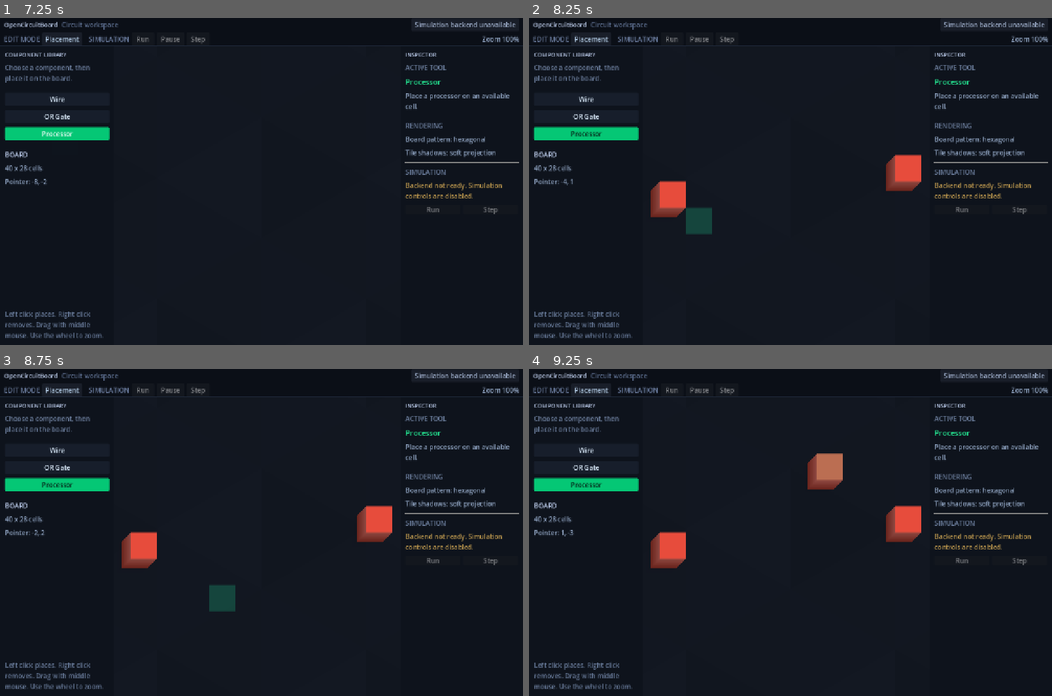
Above: before the commit, frames 1-4 (two rows, left to right).
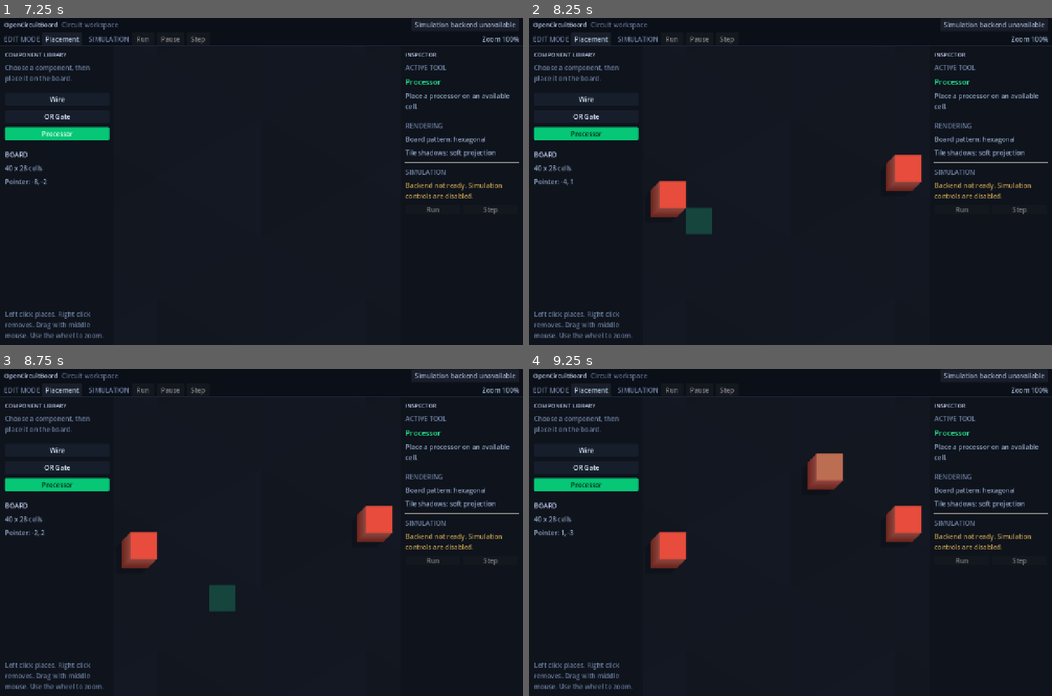
Above: after the commit, the same moments.

Repository: Erlkonigal/OpenCircuitBoard
Game: Godot game, scene res://main.tscn
The game is run twice, just before and just after one commit, with the same random seed, the same clock (stepped at 60 frames per second) and the same inputs.
Inputs (mouse positions are in pixels of both pictures, inside the frame that each line leads up to):
- Up to frame 1 (7.25 s): click "Wire" at 0.5 s; click "OR Gate" at 1.25 s; click "Processor" at 2 s; click "Wire" at 2.75 s; click "OR Gate" at 3.5 s; click "Processor" at 4.25 s; click "Wire" at 5 s; click "OR Gate" at 5.75 s; click "Processor" at 6.5 s
- Up to frame 2 (8.25 s): tap Enter at 7.25 s; move the mouse to (905, 165) at 7.27 s; click (905, 165) at 7.42 s; tap Space at 8 s; drag from (685, 197) to (764, 246) at 8.02 s
- Up to frame 3 (8.75 s): no input
- Up to frame 4 (9.25 s): tap Enter at 8.75 s; move the mouse to (842, 460) at 8.77 s; click (842, 460) at 8.92 s

Frame 1 is identical in both runs. In frame 2, less than 0.1% of the frame differs, in the area x 23-76%, y 41-61%; in frame 3, less than 0.1%; in frame 4, 0.1%, in the area x 23-76%, y 25-61%.

Commit message:
Fix tile extrusion compositing
Replace sampled extrusion with antialiased analytic coverage and deterministic tile layering.

Diff:
--- a/scenes/circuitTile.tscn
+++ b/scenes/circuitTile.tscn
@@ -1,9 +1,10 @@
-[gd_scene load_steps=3 format=3]
+[gd_scene load_steps=4 format=3]
 
 [ext_resource type="Script" path="res://scripts/circuitTile.gd" id="1_circuitTile"]
 [ext_resource type="Shader" path="res://shaders/tileExtrusion.gdshader" id="2_tileExtrusion"]
 
 [sub_resource type="ShaderMaterial" id="ShaderMaterial_tileExtrusion"]
+resource_local_to_scene = true
 shader = ExtResource("2_tileExtrusion")
 shader_parameter/topColor = Color(1, 1, 1, 1)
 shader_parameter/sideShadowColor = Color(0.2, 0.2, 0.2, 1)
@@ -14,16 +15,36 @@
 shader_parameter/shadowDensity = 0.5
 shader_parameter/shadowFadePower = 2.0
 shader_parameter/shadowEdgeBlur = 2.5
-shader_parameter/stepDensity = 0.25
+shader_parameter/renderShadowOnly = 0.0
+
+[sub_resource type="ShaderMaterial" id="ShaderMaterial_tileShadow"]
+resource_local_to_scene = true
+shader = ExtResource("2_tileExtrusion")
+shader_parameter/topColor = Color(1, 1, 1, 1)
+shader_parameter/sideShadowColor = Color(0.2, 0.2, 0.2, 1)
+shader_parameter/extrusionDepth = 24.0
+shader_parameter/extrusionDirection = Vector2(-0.707, 0.707)
+shader_parameter/shadowColor = Color(0, 0, 0, 0.4)
+shader_parameter/shadowProjectionDistance = 20.0
+shader_parameter/shadowDensity = 0.5
+shader_parameter/shadowFadePower = 2.0
+shader_parameter/shadowEdgeBlur = 2.5
+shader_parameter/renderShadowOnly = 1.0
 
 [node name="CircuitTile" type="Node2D"]
 y_sort_enabled = true
 script = ExtResource("1_circuitTile")
 
+[node name="ShadowBlock" type="TextureRect" parent="."]
+material = SubResource("ShaderMaterial_tileShadow")
+mouse_filter = 2
+
 [node name="BaseBlock" type="TextureRect" parent="."]
 material = SubResource("ShaderMaterial_tileExtrusion")
+z_index = 1
 mouse_filter = 2
 
 [node name="Icon" type="TextureRect" parent="."]
+z_index = 2
 mouse_filter = 2
 stretch_mode = 5
--- a/scripts/circuitTile.gd
+++ b/scripts/circuitTile.gd
@@ -1,6 +1,7 @@
 extends Node2D
 
 @onready var baseBlock: TextureRect = $BaseBlock
+@onready var shadowBlock: TextureRect = $ShadowBlock
 @onready var iconRect: TextureRect = $Icon
 
 var gridCoordinates := Vector2i.ZERO
@@ -11,51 +12,46 @@
 	gridCoordinates = coordinates
 	cellSize = size
 	extrusionDepth = cellSize * 0.5
-	var gridWidth: int = 1000
+	var gridWidth := 1000
 	if "gridWidthCount" in board:
 		gridWidth = int(board.gridWidthCount)
 	z_index = gridWidth - coordinates.x
+	var faceLayerOffset := gridWidth + 1
+	shadowBlock.z_index = 0
+	baseBlock.z_index = faceLayerOffset
+	iconRect.z_index = faceLayerOffset + 1
 	buildGeometry()
 
 func buildGeometry() -> void:
 	var padding := extrusionDepth * 3.0
 	var totalSize := cellSize + padding
-	baseBlock.size = Vector2.ONE * totalSize
-	baseBlock.position = -baseBlock.size / 2.0
-
-	var image := Image.create(int(totalSize), int(totalSize), true, Image.FORMAT_RGBA8)
-	image.fill(Color.TRANSPARENT)
-	var offset := int(padding / 2.0)
-	var edgeBleed := 1
-	image.fill_rect(
-		Rect2i(
-			offset - edgeBleed,
-			offset - edgeBleed,
-			int(cellSize) + edgeBleed * 2,
-			int(cellSize) + edgeBleed * 2
-		),
-		Color.WHITE
-	)
-	image.generate_mipmaps()
-	baseBlock.texture = ImageTexture.create_from_image(image)
-	baseBlock.ignore_texture_size = true
-	baseBlock.texture_filter = CanvasItem.TEXTURE_FILTER_LINEAR_WITH_MIPMAPS
-	var material := baseBlock.material as ShaderMaterial
-	if material:
-		var topUvStart := float(offset) / totalSize
-		var topUvEnd := float(offset + int(cellSize)) / totalSize
-		material.set_shader_parameter("topUvBounds", Vector4(topUvStart, topUvStart, topUvEnd, topUvEnd))
+	var image := Image.create(int(totalSize), int(totalSize), false, Image.FORMAT_RGBA8)
+	image.fill(Color.WHITE)
+	var texture := ImageTexture.create_from_image(image)
+	var topUvStart := padding * 0.5 / totalSize
+	var topUvEnd := topUvStart + cellSize / totalSize
+	var topUvBounds := Vector4(topUvStart, topUvStart, topUvEnd, topUvEnd)
+	for block in [baseBlock, shadowBlock]:
+		block.size = Vector2.ONE * totalSize
+		block.position = -block.size / 2.0
+		block.texture = texture
+		block.ignore_texture_size = true
+		block.texture_filter = CanvasItem.TEXTURE_FILTER_LINEAR
+		var material := block.material as ShaderMaterial
+		if material:
+			material.set_shader_parameter("topUvBounds", topUvBounds)
 
 	iconRect.size = Vector2.ONE * cellSize
 	iconRect.position = -iconRect.size / 2.0
 	iconRect.texture_filter = CanvasItem.TEXTURE_FILTER_LINEAR_WITH_MIPMAPS
 
 func setAttributes(icon: Texture2D, baseColor: Color) -> void:
-	var material := baseBlock.material as ShaderMaterial
-	if material:
-		material.set_shader_parameter("topColor", baseColor)
-		material.set_shader_parameter("sideShadowColor", baseColor.darkened(0.55))
-		material.set_shader_parameter("extrusionDepth", extrusionDepth)
+	for block in [baseBlock, shadowBlock]:
+		var material := block.material as ShaderMaterial
+		if material:
+			material.set_shader_parameter("topColor", baseColor)
+			material.set_shader_parameter("sideShadowColor", baseColor.darkened(0.55))
+			material.set_shader_parameter("extrusionDepth", extrusionDepth)
 	iconRect.texture = icon
 	iconRect.visible = icon != null
 	if icon:
--- /dev/null
+++ b/scripts/visualCapture.gd
@@ -0,0 +1,47 @@
+extends SceneTree
+
+func _init() -> void:
+	call_deferred("captureBoard")
+
+func getCaptureZoom() -> float:
+	var captureZoom := 1.25
+	for argument in OS.get_cmdline_user_args():
+		if argument.begins_with("--captureZoom="):
+			captureZoom = maxf(argument.trim_prefix("--captureZoom=").to_float(), 0.01)
+	return captureZoom
+
+func captureBoard() -> void:
+	var mainScene := load("res://main.tscn") as PackedScene
+	var main := mainScene.instantiate()
+	root.add_child(main)
+	for frame in 5:
+		await process_frame
+
+	var board := main.get_node("BoardViewport/SubViewport/CircuitBoard") as Node2D
+	var camera := main.get_node("BoardViewport/SubViewport/BoardCamera") as Camera2D
+	board.set_process(false)
+	# Place the right tile first so the capture verifies X-based depth ordering.
+	board.call("placeTile", Vector2i(1, 0))
+	board.call("selectTool", "processor")
+	board.call("placeTile", Vector2i(0, 0))
+	board.call("selectTool", "wire")
+	board.call("placeTile", Vector2i(-1, 1))
+	var occupancy: Dictionary = board.get("occupancy")
+	var rightTile := occupancy[Vector2i(1, 0)] as Node2D
+	var leftTile := occupancy[Vector2i(0, 0)] as Node2D
+	assert(leftTile.z_index > rightTile.z_index)
+	board.get_node("Selector").visible = false
+	camera.zoom = Vector2.ONE * getCaptureZoom()
+	for frame in 5:
+		await process_frame
+
+	var viewport := main.get_node("BoardViewport/SubViewport") as SubViewport
+	var image := viewport.get_texture().get_image()
+	if image == null:
+		push_error("The subviewport image is unavailable.")
+		quit(1)
+		return
+	var outputPath := "user://tileCapture.png"
+	var error := image.save_png(outputPath)
+	print("capture=", outputPath, " error=", error, " data=", OS.get_user_data_dir())
+	quit(error)
--- a/shaders/tileExtrusion.gdshader
+++ b/shaders/tileExtrusion.gdshader
@@ -11,58 +11,69 @@
 uniform float shadowDensity : hint_range(0.0, 1.0) = 0.5;
 uniform float shadowFadePower : hint_range(0.1, 5.0) = 2.0;
 uniform float shadowEdgeBlur : hint_range(0.0, 5.0) = 2.5;
-uniform float stepDensity : hint_range(0.1, 1.0) = 0.25;
+uniform float renderShadowOnly : hint_range(0.0, 1.0) = 0.0;
 
-float topUvMask(vec2 uv) {
-	return step(topUvBounds.x, uv.x)
-		* step(topUvBounds.y, uv.y)
-		* step(uv.x, topUvBounds.z)
-		* step(uv.y, topUvBounds.w);
+const float seamOverlap = 0.5;
+const float minimumFeather = 0.00001;
+
+float topSignedDistance(vec2 uv) {
+	vec2 lowerDistance = uv - topUvBounds.xy;
+	vec2 upperDistance = topUvBounds.zw - uv;
+	return min(min(lowerDistance.x, lowerDistance.y), min(upperDistance.x, upperDistance.y));
+}
+
+float coverageFromDistance(float signedDistance, float blurScale, float overlap) {
+	float feather = max(fwidth(signedDistance) * blurScale, minimumFeather);
+	return smoothstep(-feather, feather, signedDistance + feather * overlap);
+}
+
+float topCoverage(vec2 uv, float blurScale, float overlap) {
+	return coverageFromDistance(topSignedDistance(uv), blurScale, overlap);
+}
+
+vec2 extrusionHit(vec2 uv, vec2 pixelSize, float depth) {
+	vec2 rayDirection = -extrusionDirection * pixelSize;
+	vec2 firstIntersections = (topUvBounds.xy - uv) / rayDirection;
+	vec2 lastIntersections = (topUvBounds.zw - uv) / rayDirection;
+	vec2 enterIntersections = min(firstIntersections, lastIntersections);
+	vec2 exitIntersections = max(firstIntersections, lastIntersections);
+	float enterDistance = max(0.0, max(enterIntersections.x, enterIntersections.y));
+	float exitDistance = min(depth, min(exitIntersections.x, exitIntersections.y));
+	return vec2(enterDistance, exitDistance);
+}
+
+float extrusionCoverage(vec2 uv, vec2 pixelSize, float depth, float blurScale, float overlap) {
+	vec2 hit = extrusionHit(uv, pixelSize, depth);
+	float hitLength = hit.y - hit.x;
+	return coverageFromDistance(hitLength, blurScale, overlap);
 }
 
 void fragment() {
 	vec2 pixelSize = TEXTURE_PIXEL_SIZE;
 	float depth = max(extrusionDepth, 0.001);
-	vec4 surface = texture(TEXTURE, UV);
-	surface.a *= topUvMask(UV);
-	vec4 result = vec4(topColor.rgb * surface.a * COLOR.rgb, surface.a * COLOR.a);
-	float opacityMask = result.a;
 
-	if (opacityMask < 0.99) {
-		for (float distance = stepDensity; distance <= depth; distance += stepDensity) {
-			vec2 sourceUv = UV - extrusionDirection * distance * pixelSize;
-			float sourceAlpha = texture(TEXTURE, sourceUv).a * topUvMask(sourceUv);
-			if (sourceAlpha > 0.001) {
-				float layerProgress = distance / depth;
-				vec3 layerColor = mix(sideShadowColor.rgb + vec3(0.15), sideShadowColor.rgb, layerProgress);
-				float contribution = sourceAlpha * (1.0 - opacityMask);
-				result.rgb += layerColor * contribution;
-				result.a += contribution;
-				opacityMask += contribution;
-				if (opacityMask > 0.99) {
-					opacityMask = 1.0;
-					break;
-				}
-			}
-		}
+	if (renderShadowOnly > 0.5) {
+		vec2 shadowShift = extrusionDirection * shadowProjectionDistance * pixelSize;
+		vec2 shadowUv = UV - shadowShift;
+		float blurScale = 1.0 + shadowEdgeBlur * 0.5;
+		float shadowMask = max(
+			topCoverage(shadowUv, blurScale, 0.0),
+			extrusionCoverage(shadowUv, pixelSize, depth, blurScale, 0.0)
+		);
+		float shadowAlpha = shadowColor.a * shadowDensity * pow(shadowMask, shadowFadePower) * COLOR.a;
+		COLOR = vec4(shadowColor.rgb * shadowAlpha, shadowAlpha);
+	} else {
+		float topMask = topCoverage(UV, 1.0, seamOverlap);
+		vec2 hit = extrusionHit(UV, pixelSize, depth);
+		float extrusionMask = extrusionCoverage(UV, pixelSize, depth, 1.0, seamOverlap);
+		float sideMask = max(extrusionMask - topMask, 0.0);
+		float alphaScale = COLOR.a;
+		float topAlpha = topMask * alphaScale;
+		float sideAlpha = sideMask * alphaScale;
+		float layerProgress = clamp(hit.x / depth, 0.0, 1.0);
+		vec3 sideColor = mix(sideShadowColor.rgb + vec3(0.15), sideShadowColor.rgb, layerProgress);
+		vec3 color = topColor.rgb * COLOR.rgb * topAlpha;
+		color += sideColor * COLOR.rgb * sideAlpha;
+		COLOR = vec4(color, clamp(topAlpha + sideAlpha, 0.0, 1.0));
 	}
-
-	if (opacityMask < 0.99) {
-		vec2 shadowShift = extrusionDirection * shadowProjectionDistance * pixelSize;
-		float shadowAmount = 0.0;
-		for (float distance = 0.0; distance <= depth; distance += 2.0) {
-			vec2 sliceOffset = extrusionDirection * distance * pixelSize;
-			vec2 blockerUv = UV - sliceOffset - shadowShift;
-			float blockerAlpha = textureLod(TEXTURE, blockerUv, shadowEdgeBlur).a * topUvMask(blockerUv);
-			if (blockerAlpha > 0.0) {
-				float distanceRatio = distance / depth;
-				float fade = pow(1.0 - distanceRatio, shadowFadePower);
-				shadowAmount = max(shadowAmount, shadowColor.a * blockerAlpha * fade * shadowDensity);
-				if (shadowAmount > 0.98) break;
-			}
-		}
-		result.rgb += shadowColor.rgb * shadowAmount * (1.0 - opacityMask);
-		result.a += shadowAmount * (1.0 - opacityMask);
-	}
-	COLOR = vec4(result.rgb, clamp(result.a, 0.0, 1.0));
 }
Not shown, changed: Makefile
